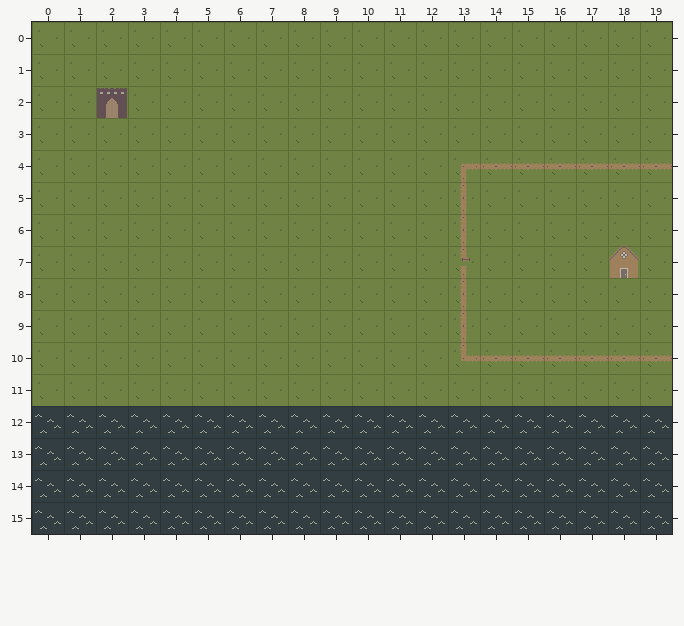
Tiled map: Development/assets/sprites/field.tmx. Above: the version before the commit.
Cells are 32x32 px. Shown: x 0..19, y 0..15.
The result:
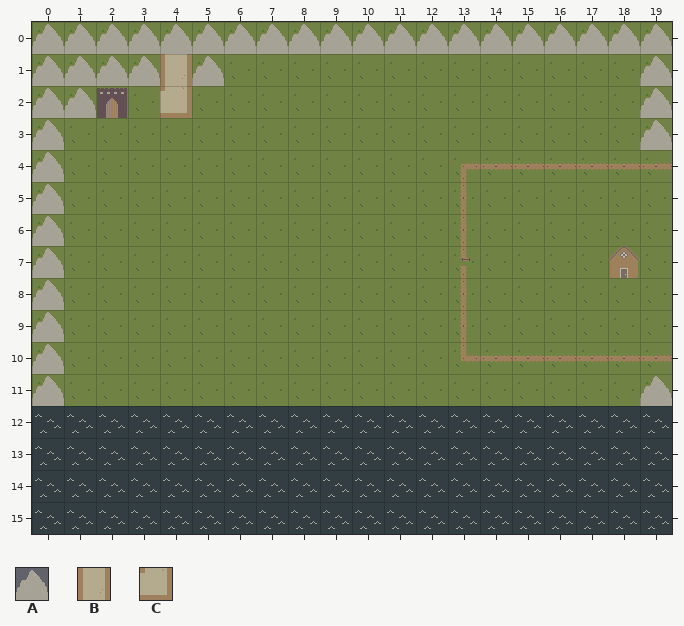
Key: from "default": A 28 "mountain", B 30 "vertical_path", C 36 "corner_path2".
_ is an empty cell.
Tiles of an added or newly shown layer are drawn over the layers below it.
From old to new:
Layer "path" (added):
y 1: x 4 _ -> B
y 2: x 4 _ -> C
Layer "mountains" (added):
y 0: x 0..19 ____________________ -> AAAAAAAAAAAAAAAAAAAA
y 1: x 0..3 ____ -> AAAA; x 5 _ -> A; x 19 _ -> A
y 2: x 0..1 __ -> AA; x 19 _ -> A
y 3: x 0 _ -> A; x 19 _ -> A
y 4..10: x 0 _ -> A
y 11: x 0 _ -> A; x 19 _ -> A
Changed places in both pictures, as pixel boxes (x1, y1, x2, y2):
added: (32, 24, 672, 406)
